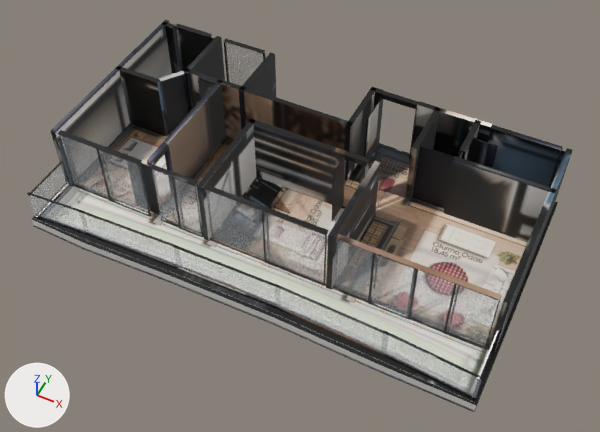
A saved change to the glTF model akasya-3d/koru-25/model.glb.
Both versions are drawn from a camera (50 mm lens) standing at (7.78, -15.4, 18.95) and looking at (0.35, -0.55, 0.39). Arrows for +X, +Y and +Z are at lower left; the lights stay in place. The first picture is the older version. Where no turn or scale is listed for an object, it has been applied to the vertices. Vertices at exactly the same position are counted once.
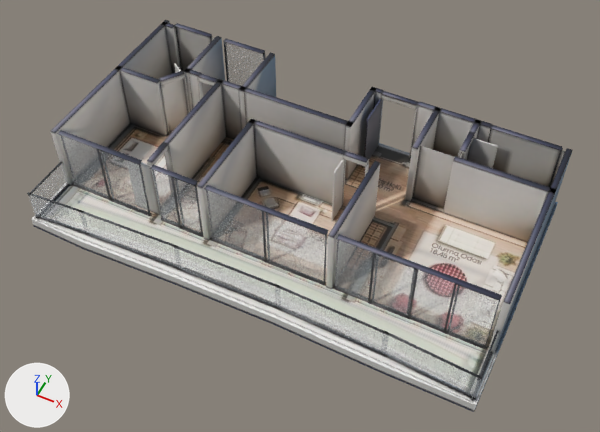
Location of each change, [x1, y1, x2, y2] in pixels of the pictures (600 x 432 px):
'Mesh_0', surface changed (black to grey): [27, 21, 572, 408] in both
part 1 of me_mesh_0, deleted (mostly hidden): before [34, 143, 558, 362]
part 2 of me_mesh_0, surface changed: [27, 21, 572, 402] in both

The change, as a list of edits to the scene's bpy script:
```text
Change mat_baked:
    where n3 = _N.new('ShaderNodeMapping'); n3.name = 'Mapping'
    n3.inputs[1].default_value: (0.00101, -14.67, 0.0) -> (0.00101, -14.97, 0.0)  # 'Location'
    n3.inputs[3].default_value: (15.97, 15.64, 1.0) -> (15.97, 15.97, 1.0)  # 'Scale'
Change me_mesh_0:
    used by ob_mesh_0; location = (-7.09, 4.0, -0.36)
    remove me_mesh_0.from_pydata(...)  # 2734 vertices, 4932 faces; spans x 0.0..14.18, y -8.06..0.0, z 0.0..2.62
    add me_mesh_0.from_pydata(...)  # 2188 vertices, 3840 faces; spans x 0.0..14.18, y -8.06..0.0, z 0.0..2.62
    me_mesh_0 part 1: 546 vertices removed from x 0.0..14.18, y -6.41..0.0, z 0.0..0.35
    me_mesh_0 part 2: 1935 kept faces spanning x 0.0..14.16, y -8.06..0.0, z 0.0..2.62 get new texture (UV) coordinates
```
